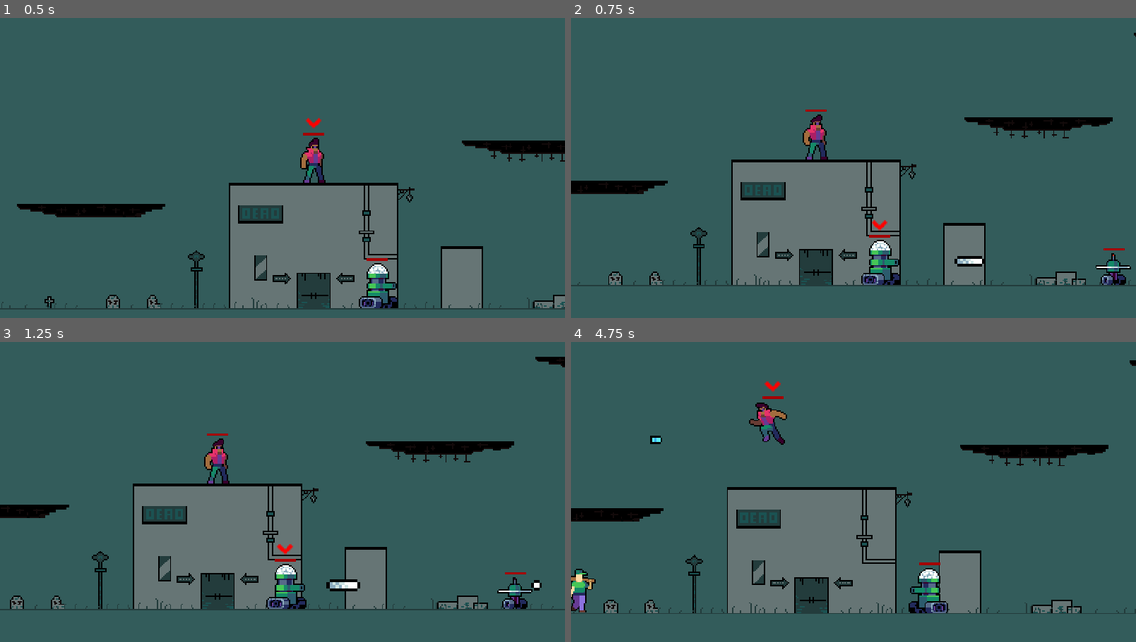
Above: before the commit, frames 1-4 (two rows, left to right).
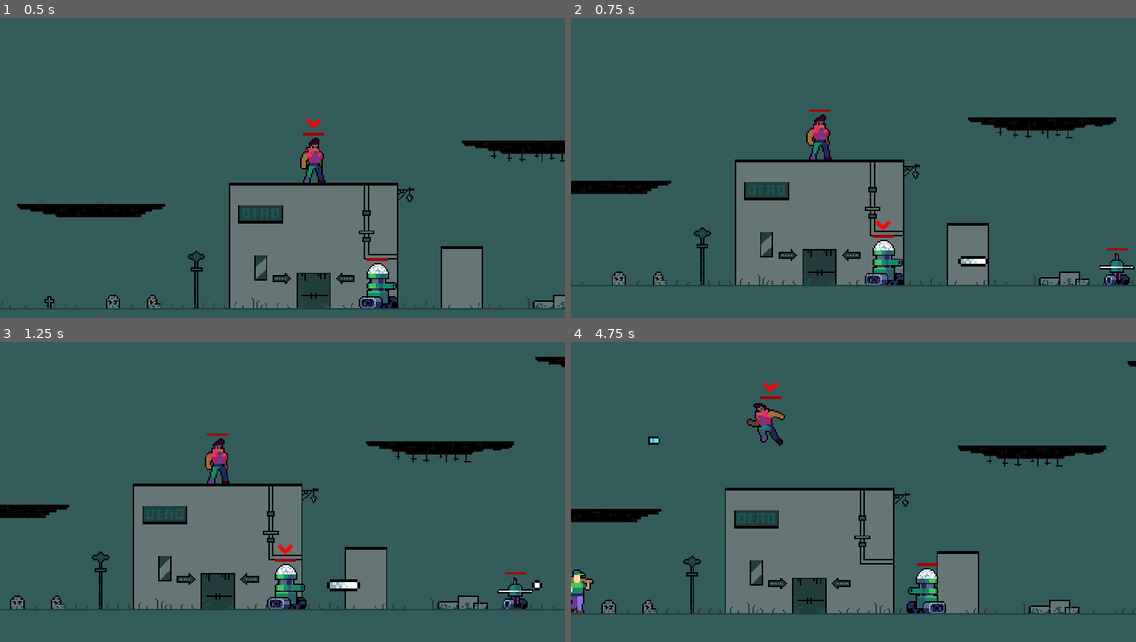
Above: after the commit, the same moments.

Repository: ericvennemeyer/taqueria-ultima
Game: Godot game, scene res://Scenes/world.tscn
The game is run twice, just before and just after one commit, with the same random seed, the same clock (stepped at 60 frames per second) and the same inputs.
Inputs:
- Up to frame 1 (0.5 s): no input
- Up to frame 2 (0.75 s): tap Enter (change_player) at 0.5 s; hold D (move_right) from 0.53 s (still down); hold K (attack) from 0.53 s (still down)
- Up to frame 3 (1.25 s): keep holding D (move_right); keep holding K (attack); tap Space (jump) at 0.77 s
- Up to frame 4 (4.75 s): release K (attack) at 1.28 s; tap K (attack) at 1.35, 2.85, 4.55 s; tap Space (jump) at 1.52, 3.02, 3.77, 4.52 s; release D (move_right) at 2.03 s; hold A (move_left) 2.03-2.78 s; hold K (attack) 2.03-2.78 s; tap Enter (change_player) at 2.1, 4.35 s; hold D (move_right) 2.78-4.28 s; hold K (attack) 3.53-4.28 s; hold A (move_left) from 4.28 s (still down)

Frame 1 is identical in both runs. In frame 2, 4.2% of the frame differs, in the area x 0-100%, y 4-89%; in frame 3, 0.6%; in frame 4, 4.1%.

Commit message:
Working on game over signals and removing bots from array on death.

Diff:
--- a/Scenes/world.tscn
+++ b/Scenes/world.tscn
@@ -664,17 +664,11 @@
 [node name="ShakeComponent" type="Node" parent="Player-Controlled/Player" node_paths=PackedStringArray("node")]
 script = ExtResource("2_drkny")
 node = NodePath("../../../CameraContainer")
-shake_amount = 20.0
-shake_duration = 0.5
+shake_amount = 10.0
+shake_duration = 0.2
 
 [node name="TankBot" parent="Player-Controlled" instance=ExtResource("7_7je4c")]
 position = Vector2(368, 335)
-
-[node name="ShakeComponent" type="Node" parent="Player-Controlled/TankBot" node_paths=PackedStringArray("node")]
-script = ExtResource("2_drkny")
-node = NodePath("../../../CameraContainer")
-shake_amount = 20.0
-shake_duration = 0.5
 
 [node name="SliceBot" parent="Player-Controlled" instance=ExtResource("8_kg5sa")]
 position = Vector2(545, 335)
--- a/Scripts/drone_bot.gd
+++ b/Scripts/drone_bot.gd
@@ -1,8 +1,12 @@
 class_name DroneBot
 extends CharacterBody2D
 
+signal player_died(character)
+
 @export var movement_data: PlayerMovementData
 @export var is_active = false
+
+var character_type = "drone_bot"
 
 # Get the gravity from the project settings to be synced with RigidBody nodes.
 var gravity = ProjectSettings.get_setting("physics/2d/default_gravity")
@@ -94,3 +98,4 @@
 	elif anim_name == "death":
 		explosion_spawner.spawn()
 		set_collision_layer_value(2, false)
+		player_died.emit(character_type)
--- a/Scripts/player.gd
+++ b/Scripts/player.gd
@@ -1,8 +1,12 @@
 class_name Player
 extends CharacterBody2D
 
+signal player_died(character)
+
 @export var movement_data: PlayerMovementData
 @export var is_active = true
+
+var character_type = "hero"
 
 # Get the gravity from the project settings to be synced with RigidBody nodes.
 var gravity = ProjectSettings.get_setting("physics/2d/default_gravity")
@@ -160,3 +164,5 @@
 	if anim_name == "hurt":
 		#is_active = true
 		hurtbox_component.is_invincible = false
+	elif anim_name == "death":
+		player_died.emit(character_type)
--- a/Scripts/slice_bot.gd
+++ b/Scripts/slice_bot.gd
@@ -1,11 +1,15 @@
 class_name SliceBot
 extends CharacterBody2D
+
+signal player_died(character)
 
 @export var movement_data: PlayerMovementData
 @export var dash_ghost_image: PackedScene
 @export var is_active = false
 @export var dash_scale: float = 4.0
 @export var dash_duration: float = 0.8
+
+var character_type = "slice_bot"
 
 # Get the gravity from the project settings to be synced with RigidBody nodes.
 var gravity = ProjectSettings.get_setting("physics/2d/default_gravity")
@@ -114,6 +118,7 @@
 	elif anim_name == "death":
 		explosion_spawner.spawn()
 		set_collision_layer_value(2, false)
+		player_died.emit(character_type)
 
 
 func _on_attack_cooldown_timer_timeout() -> void:
--- a/Scripts/tank_bot.gd
+++ b/Scripts/tank_bot.gd
@@ -1,8 +1,12 @@
 class_name TankBot
 extends CharacterBody2D
 
+signal player_died(character)
+
 @export var movement_data: PlayerMovementData
 @export var is_active = false
+
+var character_type = "tank_bot"
 
 # Get the gravity from the project settings to be synced with RigidBody nodes.
 var gravity = ProjectSettings.get_setting("physics/2d/default_gravity")
@@ -17,7 +21,7 @@
 @onready var spawner_component: SpawnerComponent = $Sprites/SpawnerComponent
 @onready var hurtbox_component: HurtboxComponent = $HurtboxComponent
 @onready var explosion_spawner: SpawnerComponent = $ExplosionSpawner
-@onready var shake_component: ShakeComponent = $ShakeComponent
+#@onready var shake_component: ShakeComponent = $ShakeComponent
 
 
 func _ready() -> void:
@@ -60,7 +64,7 @@
 func fire_bullet():
 	var bullet = spawner_component.spawn()
 	bullet.move_component.velocity.x = bullet.move_component.velocity.x * sprites.scale.x
-	shake_component.tween_shake()
+	#shake_component.tween_shake()
 
 
 func handle_hurt():
@@ -98,3 +102,4 @@
 	elif anim_name == "death":
 		explosion_spawner.spawn()
 		set_collision_layer_value(2, false)
+		player_died.emit(character_type)
--- a/Scripts/world.gd
+++ b/Scripts/world.gd
@@ -14,6 +14,7 @@
 
 	player_characters_array = player_controlled.get_children()
 	for player in player_characters_array:
+		player.player_died.connect(_on_player_died.bind())
 		if player.is_active:
 			current_player = player
 			current_player.selection_indicator.visible = true
@@ -50,3 +51,16 @@
 func increase_score():
 	score += 1
 	print(score)
+
+
+func _on_player_died(character: String):
+	if character == "hero":
+		print("Game Over")
+	else:
+		#var index
+		#for player in player_characters_array:
+			#if player.character_type == character:
+				#player.selection_indicator.visible = false
+				#index = player_characters_array.find(player)
+		#player_characters_array.remove_at(index)
+		pass
